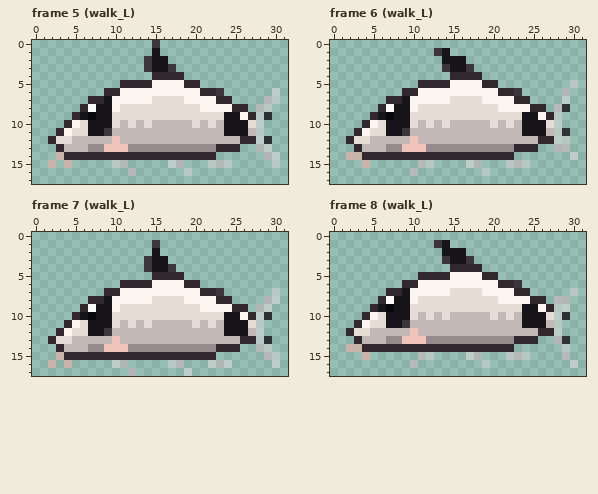
Two versions of one pixel-art file, assets/creatures/freshwater/planted_freshwater/pf_panda_cory.aseprite. Above, as it was before the edit.
32x18 pixels, 16 frames. Colours within 5 levels of each other are drawn and written as one. Shown: frame 5 (walk_L), frame 6 (walk_L), frame 7 (walk_L), frame 8 (walk_L). The commit also changed other frames, which this record leaves out.
Once edited:
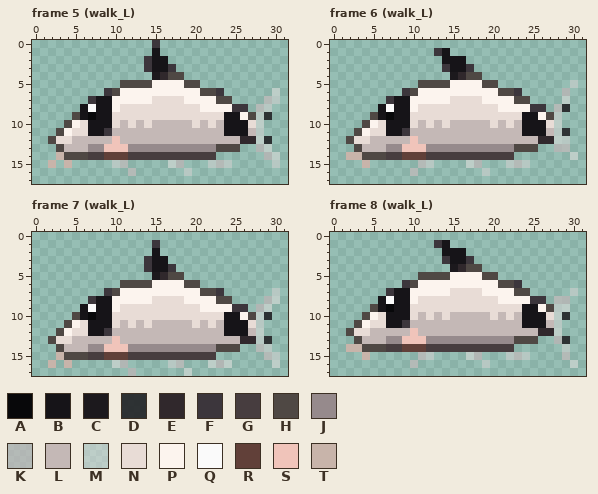
Palette (. is transparent): A #08080a  B #161418  C #1c191d  D #1e1c20dc  E #30282c  F #3c363c  G #473d3f  H #4f4844  J #968a8c  K #beb8b8be  L #c4b8b6  M #e2dedc82  N #e8dcd6  P #fcf4ee  Q #fafafa  R #614039  S #f0c4ba  T #c8b4aa
From old to new:
Frame 5 (walk_L):
y 4: x 15 E -> C; x 17..18 EE -> HH
y 5: x 11..14 EEEE -> HHHH; x 19..20 EE -> HH
y 6: x 9..10 EE -> FH; x 21..22 EE -> HH
y 7: x 7..8 EE -> FB; x 23..24 EE -> HH
y 8: x 6 E -> B; x 25..26 EE -> FF
y 9: x 5 E -> H; x 27 E -> H
y 10: x 4 E -> H
y 11: x 3 E -> H
y 12: x 2 E -> H
y 13: x 3 E -> H; x 23..25 EEE -> HHH
y 14: x 4..22 EEEEEEEEEEEEEEEEEEE -> HHHGGRRRGGGGGGGGGGG
Frame 6 (walk_L): the same change as frame 5 (walk_L)
Frame 7 (walk_L):
y 5: x 15 E -> C; x 17..18 EE -> HH
y 6: x 11..14 EEEE -> HHHH; x 19..20 EE -> HH
y 7: x 9..10 EE -> FH; x 21..22 EE -> HH
y 8: x 7..8 EE -> FB; x 23..24 EE -> HH
y 9: x 6 E -> B; x 25..26 EE -> FF
y 10: x 5 E -> H; x 27 E -> H
y 11: x 4 E -> H
y 12: x 3 E -> H
y 13: x 2 E -> H
y 14: x 3 E -> H; x 23..25 EEE -> HHH
y 15: x 4..22 EEEEEEEEEEEEEEEEEEE -> HHHGGRRRGGGGGGGGGGG
Frame 8 (walk_L): the same change as frame 5 (walk_L)
Boxes around the changes in both pictures, in picture pixels (x1, y1, x2, y2):
changed: (48, 72, 256, 160)
changed: (346, 72, 554, 160)
changed: (48, 272, 256, 360)
changed: (346, 264, 554, 352)
